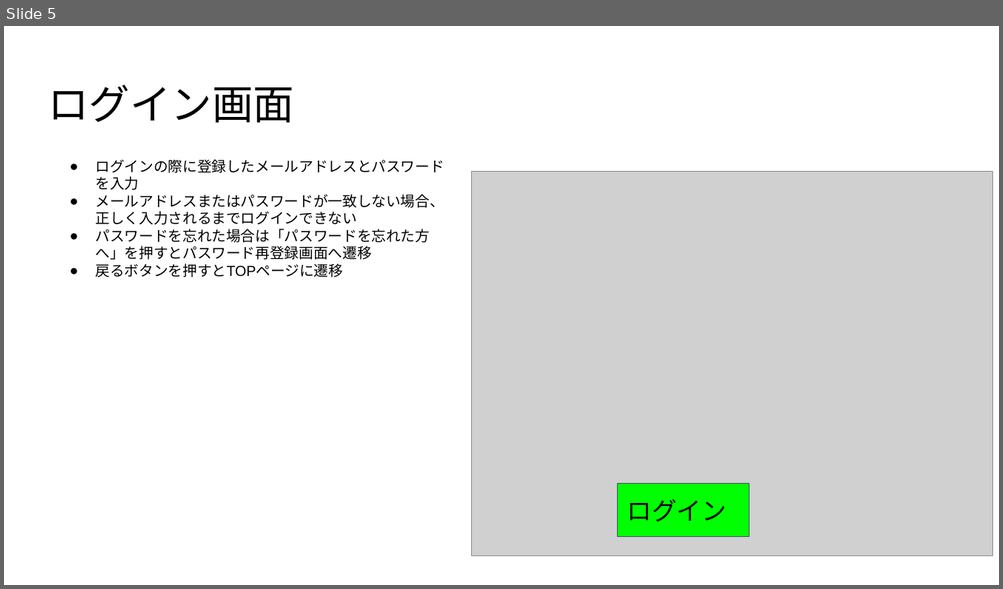
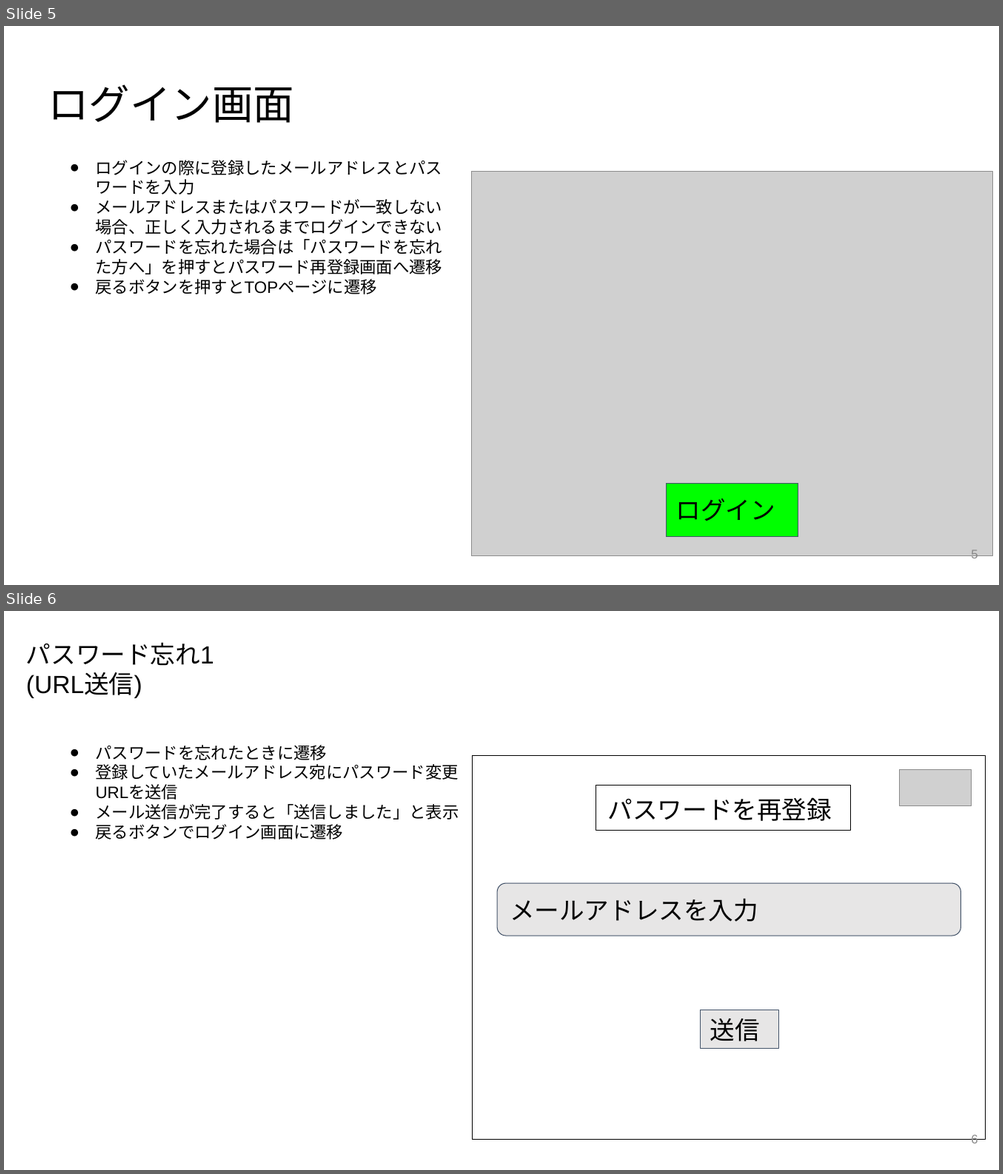
Before and after one commit to minehisa/ex2021, a slide deck: スライド資料/提案資料/20210607_pitch.pptx. Shown one above the other, each under a label of ours: slide 5 before the commit, slides 5 and 6 after it. The pictures are 1003x589 and 1003x1174 pixels, drawn with LibreOffice and Linux fonts; fonts in the diff are those of the drawing; grey boxes stand for pictures. Boxes give left, top, right and bottom in pixels: in the first picture for what was removed or moved away, otherwise in the second. Text is boxed around its words. In the diff, an @@ line names an element or a change of style, - is before the commit and + after.

```diff
--- a/スライド資料/提案資料/20210607_pitch.pptx
+++ b/スライド資料/提案資料/20210607_pitch.pptx
@@ slide 6 added at <box>4,611,999,1170</box>, background #FFFFFF @@
@@ text added at <box>26,642,214,698</box>, 24 pt, text #000000 @@
+パスワード忘れ1
+(URL送信)
@@ text added at <box>96,745,459,840</box>, 16 pt, text #000000 @@
+● パスワードを忘れたときに遷移
+● 登録していたメールアドレス宛にパスワード変更URLを送信
+● メール送信が完了すると「送信しました」と表示
+● 戻るボタンでログイン画面に遷移
@@ group added at <box>472,756,986,1139</box>: 3 rectangles, 1 text, 1 rounded rectangle, 1 picture @@
+パスワードを再登録
+メールアドレスを入力
+送信
@@ page number added at <box>970,1135,977,1144</box>, 12 pt, text #888888 @@
+6
@@ slide 5 changed as well @@
@@ text "ログインの際に登録したメールアドレスとパスワードを入力" at <box>96,160,443,295</box>: size 14 to 16 pt @@
@@ rectangle "ログイン": place and size @@
-rectangle "ログイン" at <box>617,484,748,538</box>
+rectangle "ログイン" at <box>666,484,798,538</box>
@@ page number added at <box>970,550,977,562</box>, 12 pt, text #888888 @@
+5
```
Also in this commit, not shown: 11 other slides changed.
